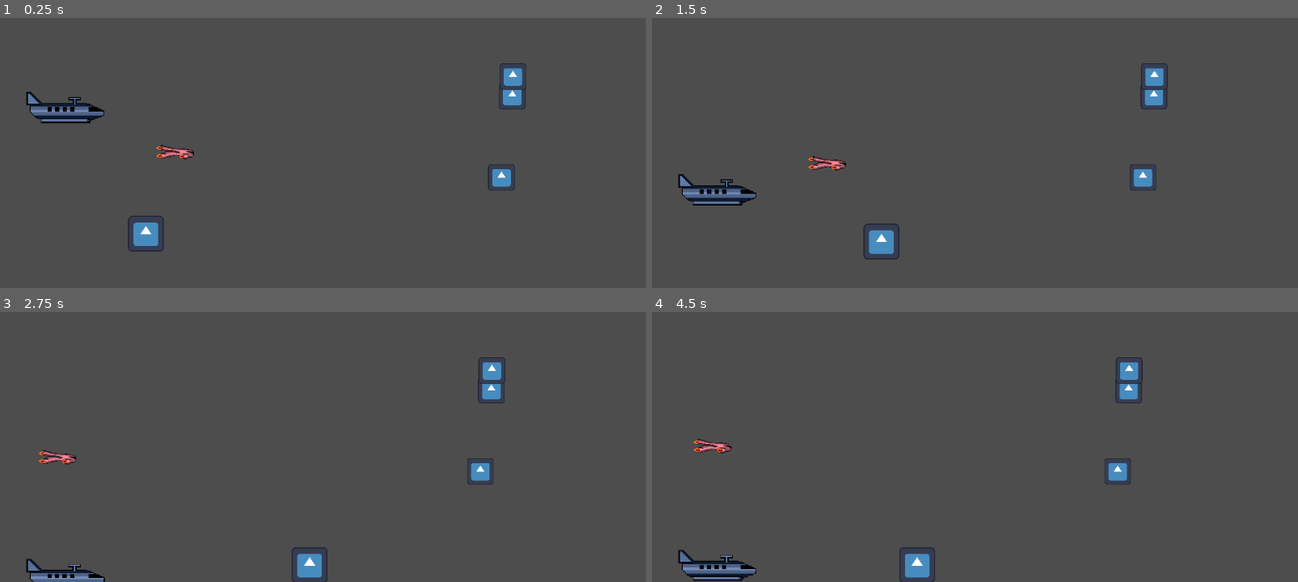
Above: before the commit, frames 1-4 (two rows, left to right).
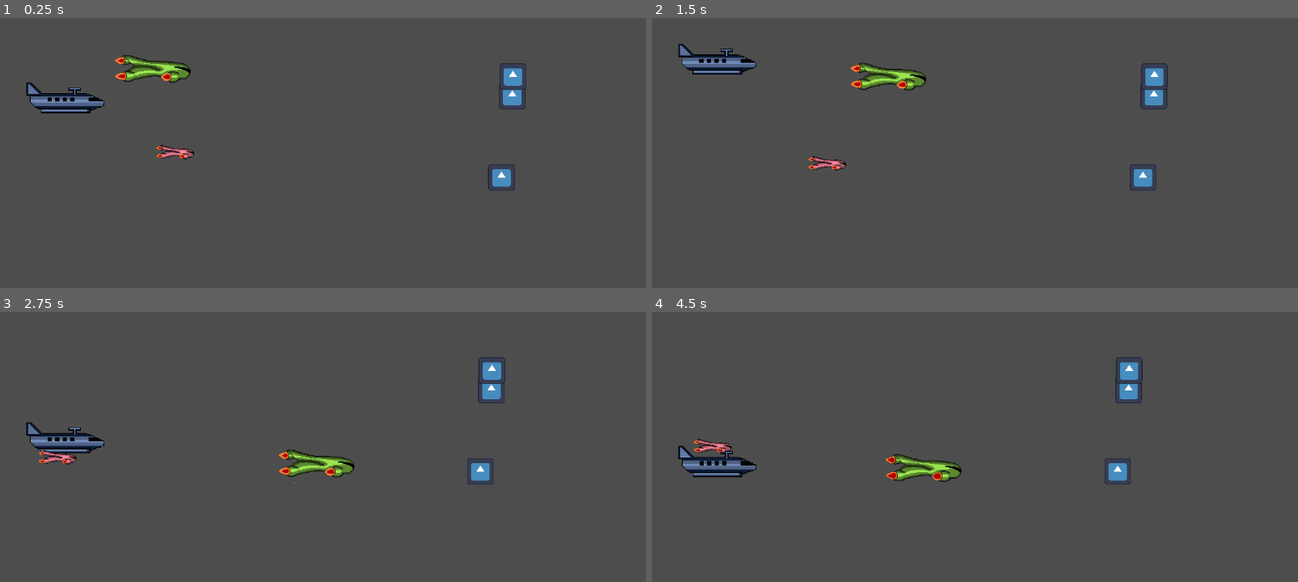
Above: after the commit, the same moments.

Repository: LastAeon77/JambandGame
Game: Godot game, scene res://scenes/space_level.tscn
Two runs of this game, one before a commit and one after it. Both use one fixed random seed, a clock stepped at 60 frames per second and the inputs below. The engine's default icon, where the game draws it, is replaced by a stand-in: a white triangle on a blue panel in a dark square.
Inputs:
- Up to frame 1 (0.25 s): no input
- Up to frame 2 (1.5 s): hold Right (ui_right) 0.53-1.28 s; tap F (decelerrate) at 0.6 s; hold Down (ui_down) from 1.28 s (still down); tap S (down_player_2) at 1.35 s
- Up to frame 3 (2.75 s): release Down (ui_down) at 2.03 s; hold Right (ui_right) from 2.03 s (still down); hold A (left_player_2) from 2.03 s (still down)
- Up to frame 4 (4.5 s): release Right (ui_right) at 2.78 s; release A (left_player_2) at 2.78 s; hold R (accelerate) 2.78-3.53 s; tap D (right_player_2) at 2.85 s; hold Left (ui_left) from 3.53 s (still down); tap L (test_asteroid) at 3.6 s; tap W (up_player_2) at 4.35 s

The runs differ from the first frame. In frame 1, 2.4% of the frame differs, in the area x 4-30%, y 12-87%; in frame 2, 2.9%, in the area x 4-43%, y 9-90%; in frame 3, 2.6%; in frame 4, 2.9%.

Commit message:
update ship

Diff:
--- a/scenes/player_ship.tscn
+++ b/scenes/player_ship.tscn
@@ -1,16 +1,40 @@
-[gd_scene load_steps=4 format=3 uid="uid://bsjdvrrnug3ck"]
+[gd_scene load_steps=7 format=3 uid="uid://bsjdvrrnug3ck"]
 
 [ext_resource type="Script" path="res://scripts/player_ship.gd" id="1_4xxtt"]
-[ext_resource type="Texture2D" uid="uid://qerubgc6veti" path="res://sprites/icon.svg" id="2_plyj4"]
+[ext_resource type="Texture2D" uid="uid://byeof48e2y4an" path="res://sprites/Pixie_ship_P1_Cruise.png" id="2_kp05j"]
 
 [sub_resource type="CircleShape2D" id="CircleShape2D_kwbbc"]
 radius = 62.0081
 
+[sub_resource type="AtlasTexture" id="AtlasTexture_oi5uo"]
+atlas = ExtResource("2_kp05j")
+region = Rect2(0, 0, 256, 128)
+
+[sub_resource type="AtlasTexture" id="AtlasTexture_t75a4"]
+atlas = ExtResource("2_kp05j")
+region = Rect2(256, 0, 256, 128)
+
+[sub_resource type="SpriteFrames" id="SpriteFrames_ben3y"]
+animations = [{
+"frames": [{
+"duration": 1.0,
+"texture": SubResource("AtlasTexture_oi5uo")
+}, {
+"duration": 1.0,
+"texture": SubResource("AtlasTexture_t75a4")
+}],
+"loop": true,
+"name": &"default",
+"speed": 5.0
+}]
+
 [node name="PlayerShip" type="CharacterBody2D" groups=["Magnetic", "Player"]]
 script = ExtResource("1_4xxtt")
 
-[node name="PlayerSprite" type="Sprite2D" parent="."]
-texture = ExtResource("2_plyj4")
-
 [node name="PlayerCollsion" type="CollisionShape2D" parent="."]
 shape = SubResource("CircleShape2D_kwbbc")
+
+[node name="ShipSpriteAnimated" type="AnimatedSprite2D" parent="."]
+position = Vector2(-1, 13)
+scale = Vector2(2, 2)
+sprite_frames = SubResource("SpriteFrames_ben3y")
--- a/scenes/space_level.tscn
+++ b/scenes/space_level.tscn
@@ -38,7 +38,7 @@
 zoom = Vector2(0.5, 0.5)
 
 [node name="PlayerShip" parent="." instance=ExtResource("1_mn0o8")]
-position = Vector2(-631, 455)
+position = Vector2(-543, -144)
 
 [node name="PassengerShip" parent="." instance=ExtResource("2_rhrxj")]
 position = Vector2(-950, 0)
--- a/scripts/player_ship.gd
+++ b/scripts/player_ship.gd
@@ -4,6 +4,8 @@
 @export var speed: int = 500.0
 @export var acceleration = 3.0
 
+func _ready():
+	$ShipSpriteAnimated.play("default")
 
 func _process(delta):
 	var direction: Vector2
Binary file added: sprites/Pixie_ship_P1_Cruise.png
Not shown, added: sprites/Pixie_ship_P1_Cruise.png.import
